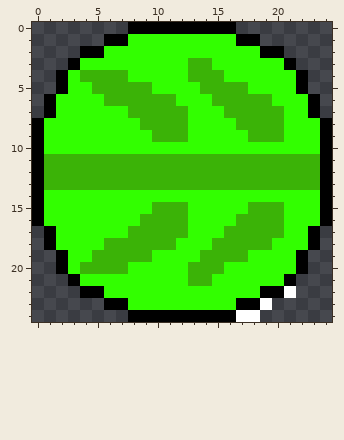
Pixel-art sprite -- Resources/snakebody.png. The picture above is the old version.
The file is 25x25 pixels. Pixels under 10% opacity are left out. Colours within 5 levels of each other are drawn and written as one.
After:
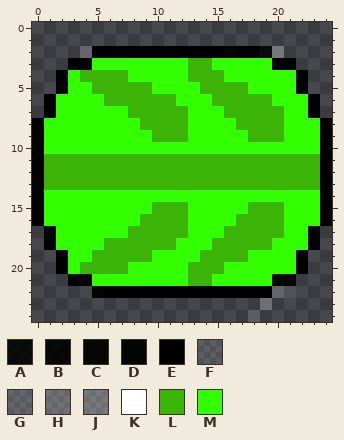
Palette (. is transparent): A #000000d3  B #000000e0  C #000000e9  D #000000ef  E #000000  F #fefefe1d  G #fefefe29  H #fefefe38  J #fefefe43  K #ffffff  L #3bb307  M #32ff00
The commit says: Sound Player, 90 Degree snakebody
From old to new:
{"y":0,"x":8,"old":"EEEEEEEEE","new":"........."}
{"y":1,"x":6,"old":"EEMMMMMMMMMEE","new":"............."}
{"y":2,"x":4,"old":"E","new":"G"}
{"y":2,"x":6,"old":"MMMMMMMMMMMMMEE","new":"EEEEEEEEEEDEEAJ"}
{"y":3,"x":4,"old":"M","new":"E"}
{"y":3,"x":20,"old":"M","new":"E"}
{"y":21,"x":4,"old":"M","new":"E"}
{"y":21,"x":20,"old":"ME","new":"BC"}
{"y":22,"x":4,"old":"EEMMMMMMMMMMMMM","new":".DEEEEEEEEEEEEE"}
{"y":22,"x":20,"old":"EK","new":"GF"}
{"y":23,"x":6,"old":"EEMMMMMMMMMEEK","new":".............H"}
{"y":24,"x":8,"old":"EEEEEEEEEKK","new":"..........F"}
